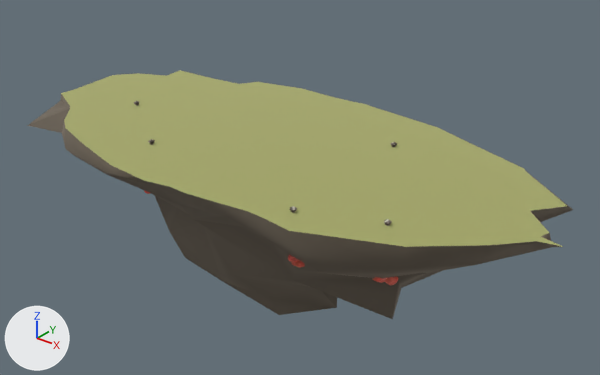
Two versions of the FBX model Assets/Models/CampFire/Ile_Princ.fbx, one commit apart.
The view is the same before and after, from a camera (50 mm lens) standing at (18.0, 4.0, 10.2) and looking at (0.4, 26.1, -3.5). The axes (+X, +Y, +Z) are drawn at lower left. The lights are the same throughout. The first picture is the older version. Where no turn or scale is listed for an object, it has been applied to the vertices.
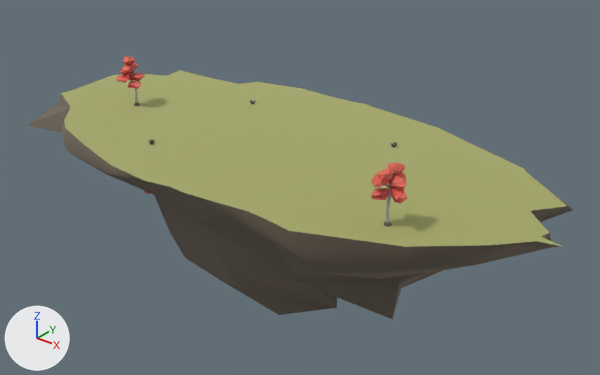
Pixel boxes [x1, y1, x2, y2] of what changed, in the pictures (600 x 375 px):
```json
{"object": "Object_11.002", "change": "turned, rescaled", "before": [372, 219, 398, 285], "after": [371, 163, 407, 226], "on screen": "mostly hidden before"}
{"object": "Object_11.004", "change": "turned, rescaled", "before": [134, 101, 139, 106], "after": [116, 56, 145, 106], "on screen": "mostly hidden before"}
{"object": "Object_11.003", "change": "moved", "before": [288, 206, 305, 268], "after": [250, 99, 255, 104], "on screen": "mostly hidden"}
```

Edits to the scene script, one JSON object a line:
```json
{"op": "set", "path": "ob_object_11_003.location", "old": "(3.81, 21.45, -1.43)", "new": "(-3.49, 27.81, -1.43)"}
{"op": "set", "path": "ob_object_11_002.rotation_euler", "old": "(3.142, 0.0, 1.219)", "new": "(0.0, -3.142, 1.219)", "note": "degrees (180, 0, 70) -> degrees (0, -180, 70)"}
{"op": "set", "path": "ob_object_11_002.scale", "old": "(0.776, 0.776, 0.776)", "new": "(-0.776, -0.776, -0.776)"}
{"op": "set", "path": "ob_object_11_004.rotation_euler", "old": "(3.142, 0.0, -0.518)", "new": "(0.0, 3.142, -0.518)", "note": "degrees (180, 0, -30) -> degrees (0, 180, -30)"}
{"op": "set", "path": "ob_object_11_004.scale", "old": "(0.776, 0.776, 0.776)", "new": "(-0.776, -0.776, -0.776)"}
```
